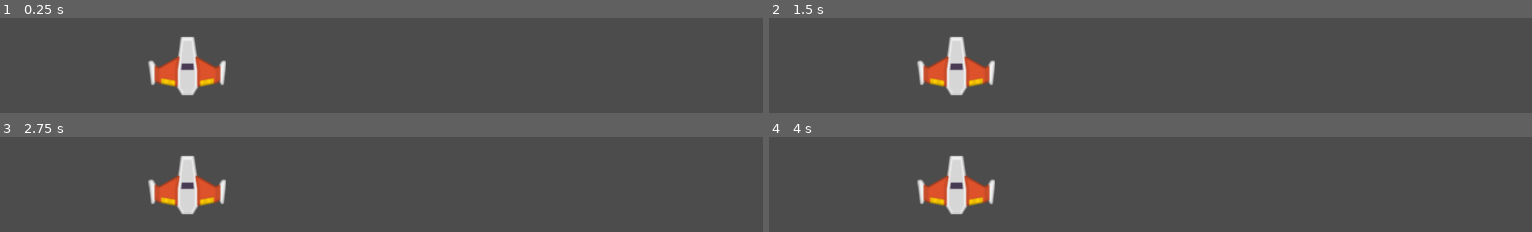
Above: before the commit, frames 1-4 (two rows, left to right).
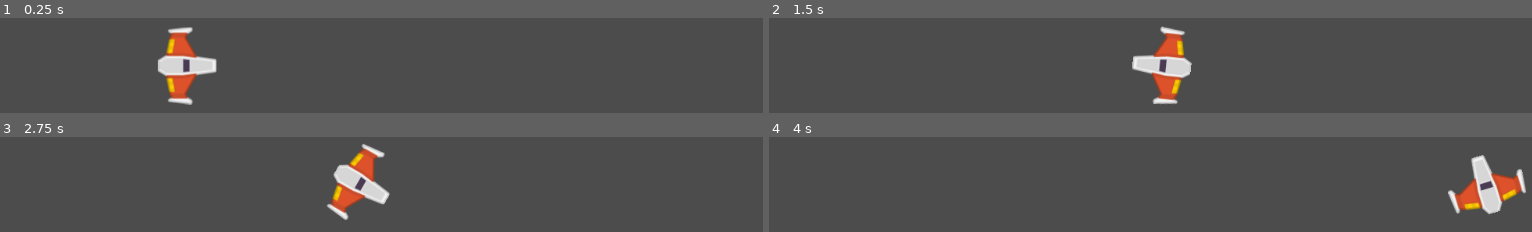
Above: after the commit, the same moments.

Repository: GiselaElyFer/Meteoritos-Curso
Game: Godot game, scene res://Juego/Niveles/NivelTest.tscn
Same seed, same stepped clock (60 frames per second), same inputs: the game is played once before the commit and once after it.
Inputs:
- Up to frame 1 (0.25 s): no input
- Up to frame 2 (1.5 s): tap Enter at 0.5 s; hold Right (mover_adelante, bound only after the commit) 0.53-1.28 s; hold Down (rotar_antihorario, bound only after the commit) 0.53-1.28 s; tap W (rotar_horario, bound only after the commit) at 0.8, 1.35 s; hold Left (mover_atras, bound only after the commit) from 1.28 s (still down)
- Up to frame 3 (2.75 s): tap Down (rotar_antihorario, bound only after the commit) at 1.55 s; release Left (mover_atras, bound only after the commit) at 2.03 s; hold Right (mover_adelante, bound only after the commit) from 2.03 s (still down); hold Down (rotar_antihorario, bound only after the commit) from 2.03 s (still down); tap W (rotar_horario, bound only after the commit) at 2.3 s
- Up to frame 4 (4 s): release Down (rotar_antihorario, bound only after the commit) at 2.78 s; tap W (rotar_horario, bound only after the commit) at 2.85, 3.8 s; tap Down (rotar_antihorario, bound only after the commit) at 3.05 s; release Right (mover_adelante, bound only after the commit) at 3.53 s; hold Left (mover_atras, bound only after the commit) from 3.53 s (still down); hold Down (rotar_antihorario, bound only after the commit) from 3.53 s (still down)

The runs differ from the first frame. In frame 1, 4.2% of the frame differs, in the area x 19-30%, y 9-92%; in frame 2, 6.4%; in frame 3, 6.4%; in frame 4, 6.4%, in the area x 19-100%, y 18-83%.

Commit message:
PlayerMovimiento
Se agregó:
-Empuje
-Rotación.
Es decir que la nave ya puede moverse y girar

Diff:
--- a/Juego/Naves/Player/MaterialFisico.tres
+++ b/Juego/Naves/Player/MaterialFisico.tres
@@ -1,4 +1,4 @@
 [gd_resource type="PhysicsMaterial" format=2]
 
 [resource]
-bounce = 50.0
+friction = 0.0
--- /dev/null
+++ b/Juego/Naves/Player/Player.gd
@@ -0,0 +1,35 @@
+class_name Player
+extends RigidBody2D
+
+export var potencia_motor: int = 20
+export var potencia_rotacion: int = 280
+
+
+var empuje:Vector2 = Vector2.ZERO
+var dir_rotacion : int = 0
+
+
+func _integrate_forces(state: Physics2DDirectBodyState) -> void:
+	rad2deg(rotation)
+	empuje.rotated(rotation)
+	apply_central_impulse(empuje)
+	apply_torque_impulse(dir_rotacion * potencia_rotacion)
+
+
+func _process(delta: float) -> void:
+	player_input()
+
+
+func player_input() -> void:
+
+	empuje = Vector2.ZERO
+	if Input.is_action_pressed("mover_adelante"):
+		empuje = Vector2(potencia_motor, 0)
+	elif Input.is_action_pressed("mover_atras"):
+		empuje = Vector2(-potencia_motor, 0)
+
+	dir_rotacion = 0
+	if Input.is_action_pressed("rotar_antihorario"):
+		dir_rotacion -= 1
+	elif Input.is_action_pressed("rotar_horario"):
+		dir_rotacion += 1
--- a/Juego/Naves/Player/Player.tscn
+++ b/Juego/Naves/Player/Player.tscn
@@ -1,16 +1,21 @@
-[gd_scene load_steps=4 format=2]
+[gd_scene load_steps=5 format=2]
 
 [ext_resource path="res://Juego/Naves/Player/player.png" type="Texture" id=1]
 [ext_resource path="res://Juego/Naves/Player/MaterialFisico.tres" type="PhysicsMaterial" id=2]
+[ext_resource path="res://Juego/Naves/Player/Player.gd" type="Script" id=3]
 
 [sub_resource type="CircleShape2D" id=1]
 radius = 36.4006
 
 [node name="Player" type="RigidBody2D"]
 physics_material_override = ExtResource( 2 )
-can_sleep = false
+gravity_scale = 0.0
+linear_damp = 2.0
+angular_damp = 5.0
+script = ExtResource( 3 )
 
 [node name="Sprite" type="Sprite" parent="."]
+rotation = 1.5708
 texture = ExtResource( 1 )
 
 [node name="CollisionShape2D" type="CollisionShape2D" parent="."]
--- a/Juego/Niveles/NivelTest.tscn
+++ b/Juego/Niveles/NivelTest.tscn
@@ -6,4 +6,3 @@
 
 [node name="Player" parent="." instance=ExtResource( 1 )]
 position = Vector2( 240, 188 )
-gravity_scale = 0.0
--- a/project.godot
+++ b/project.godot
@@ -7,6 +7,16 @@
 ;   param=value ; assign values to parameters
 
 config_version=4
+
+_global_script_classes=[ {
+"base": "RigidBody2D",
+"class": "Player",
+"language": "GDScript",
+"path": "res://Juego/Naves/Player/Player.gd"
+} ]
+_global_script_class_icons={
+"Player": ""
+}
 
 [application]
 
@@ -18,6 +28,33 @@
 
 common/drop_mouse_on_gui_input_disabled=true
 
+[input]
+
+mover_adelante={
+"deadzone": 0.5,
+"events": [ Object(InputEventKey,"resource_local_to_scene":false,"resource_name":"","device":0,"alt":false,"shift":false,"control":false,"meta":false,"command":false,"pressed":false,"scancode":0,"physical_scancode":16777233,"unicode":0,"echo":false,"script":null)
+, Object(InputEventKey,"resource_local_to_scene":false,"resource_name":"","device":0,"alt":false,"shift":false,"control":false,"meta":false,"command":false,"pressed":false,"scancode":0,"physical_scancode":68,"unicode":0,"echo":false,"script":null)
+ ]
+}
+mover_atras={
+"deadzone": 0.5,
+"events": [ Object(InputEventKey,"resource_local_to_scene":false,"resource_name":"","device":0,"alt":false,"shift":false,"control":false,"meta":false,"command":false,"pressed":false,"scancode":0,"physical_scancode":16777231,"unicode":0,"echo":false,"script":null)
+, Object(InputEventKey,"resource_local_to_scene":false,"resource_name":"","device":0,"alt":false,"shift":false,"control":false,"meta":false,"command":false,"pressed":false,"scancode":0,"physical_scancode":65,"unicode":0,"echo":false,"script":null)
+ ]
+}
+rotar_horario={
+"deadzone": 0.5,
+"events": [ Object(InputEventKey,"resource_local_to_scene":false,"resource_name":"","device":0,"alt":false,"shift":false,"control":false,"meta":false,"command":false,"pressed":false,"scancode":0,"physical_scancode":87,"unicode":0,"echo":false,"script":null)
+, Object(InputEventKey,"resource_local_to_scene":false,"resource_name":"","device":0,"alt":false,"shift":false,"control":false,"meta":false,"command":false,"pressed":false,"scancode":0,"physical_scancode":16777232,"unicode":0,"echo":false,"script":null)
+ ]
+}
+rotar_antihorario={
+"deadzone": 0.5,
+"events": [ Object(InputEventKey,"resource_local_to_scene":false,"resource_name":"","device":0,"alt":false,"shift":false,"control":false,"meta":false,"command":false,"pressed":false,"scancode":0,"physical_scancode":16777234,"unicode":0,"echo":false,"script":null)
+, Object(InputEventKey,"resource_local_to_scene":false,"resource_name":"","device":0,"alt":false,"shift":false,"control":false,"meta":false,"command":false,"pressed":false,"scancode":0,"physical_scancode":90,"unicode":0,"echo":false,"script":null)
+ ]
+}
+
 [physics]
 
 common/enable_pause_aware_picking=true
